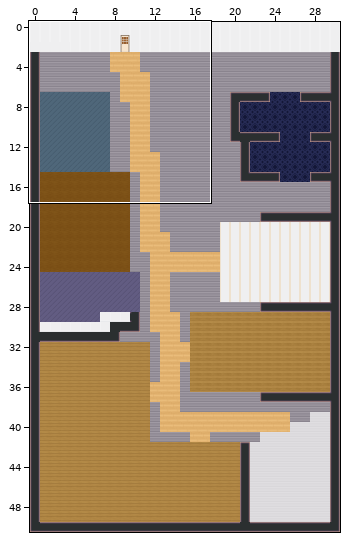
Level history. Tiled map (JSON): office.tmj. Above: a wide view before the commit, with the close-up outlined.
Close-up. First the earlier version:
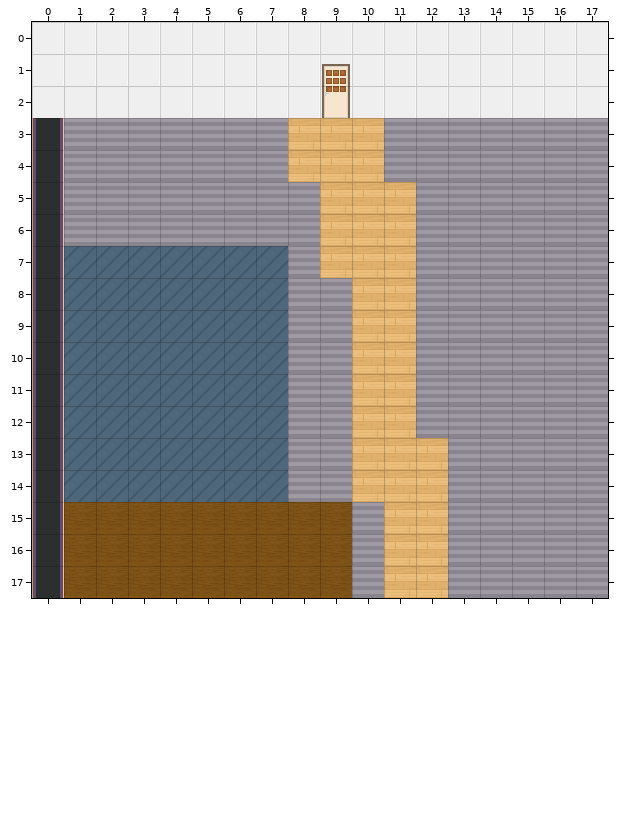
Cells are 32x32 px. Shown: x 0..17, y 0..17. The commit also changed other parts of the map, which this record leaves out.
And afterwards:
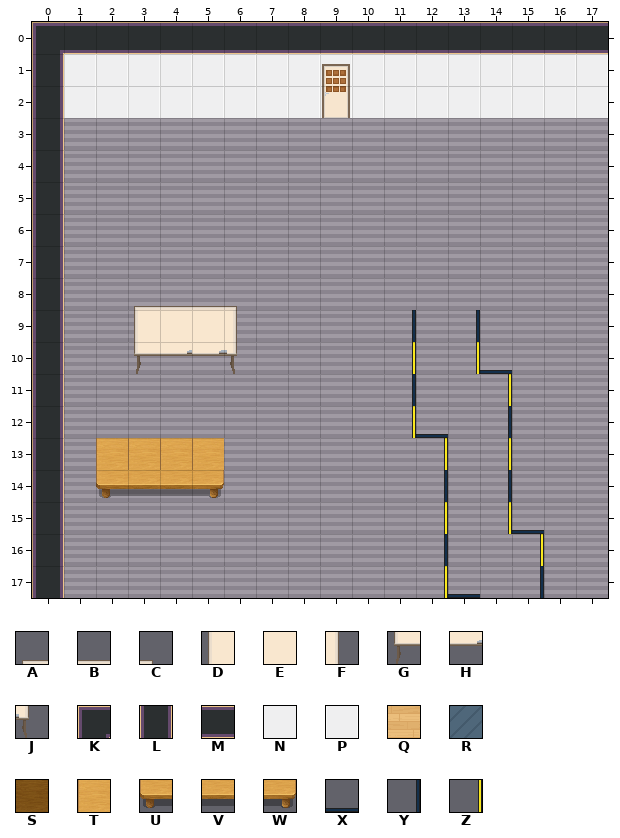
Key: from "WA_Miscellaneous": A 33, B 34, C 35, D 43, E 44, F 45, G 53, H 54, J 55; from "WA_Room_Builder": K 93, L 102, M 104, N 276, P 280, Q 350, R 360, S 377; from "WA_Tables": T 210, U 220, V 221, W 222; from "WA_User_Interface": X 114, Y 116, Z 220.
_ is an empty cell, . an unchanged one.
Change:
--- layer "floor/floor2"
@@ x 1..15 @@
- 3 .......QQQ.....
- 4 .......QQQ.....
- 5 ........QQQ....
- 6 ........QQQ....
- 7 RRRRRRR.QQQ....
- 8 RRRRRRR..QQ....
- 9 RRRRRRR..QQ._..
-10 RRRRRRR..QQ.__.
-11 RRRRRRR..QQ.._.
-12 RRRRRRR..QQ_._.
-13 RRRRRRR..QQQ._.
-14 RRRRRRR..QQQ._.
-15 SSSSSSSSS.QQ.__
-16 SSSSSSSSS.QQ.._
-17 SSSSSSSSS.QQ_._
+ 3 .......___.....
+ 4 .......___.....
+ 5 ........___....
+ 6 ........___....
+ 7 _______.___....
+ 8 _______..__....
+ 9 _______.._Y.Y..
+10 _______.._Z.ZX.
+11 _______.._Y..Z.
+12 _______.._ZX.Y.
+13 _______..__Z.Z.
+14 _______..__Y.Y.
+15 _________._Z.ZX
+16 _________._Y..Z
+17 _________._ZX.Y
--- layer "walls/walls1"
@@ x 0..17 @@
- 0 PPPPPPPPPPPPPPPPPP
- 1 P.................
- 2 N.................
+ 0 KMMMMMMMMMMMMMMMMM
+ 1 L.................
+ 2 L.................
--- layer "furniture/furniture1"
@@ x 3..6 @@
- 8 ____
- 9 ____
-10 ____
+ 8 ABBC
+ 9 DEEF
+10 GHHJ
--- layer "furniture/furniture2"
@@ x 2..5 @@
-13 ____
-14 ____
+13 TTTT
+14 UVVW
